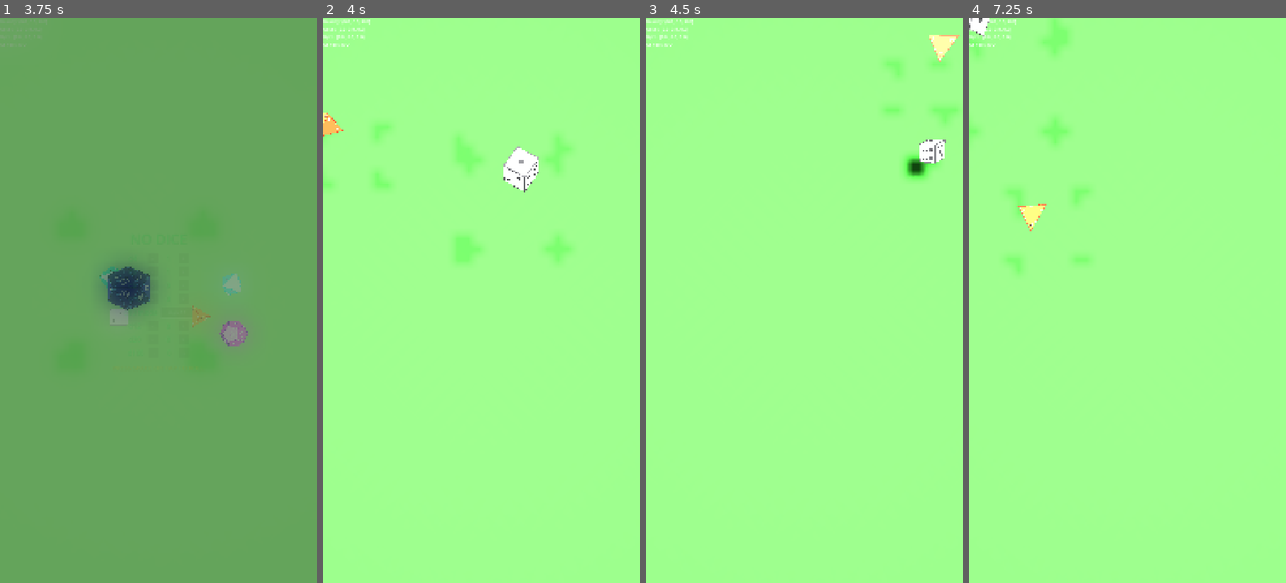
Above: before the commit, frames 1-4 (left to right).
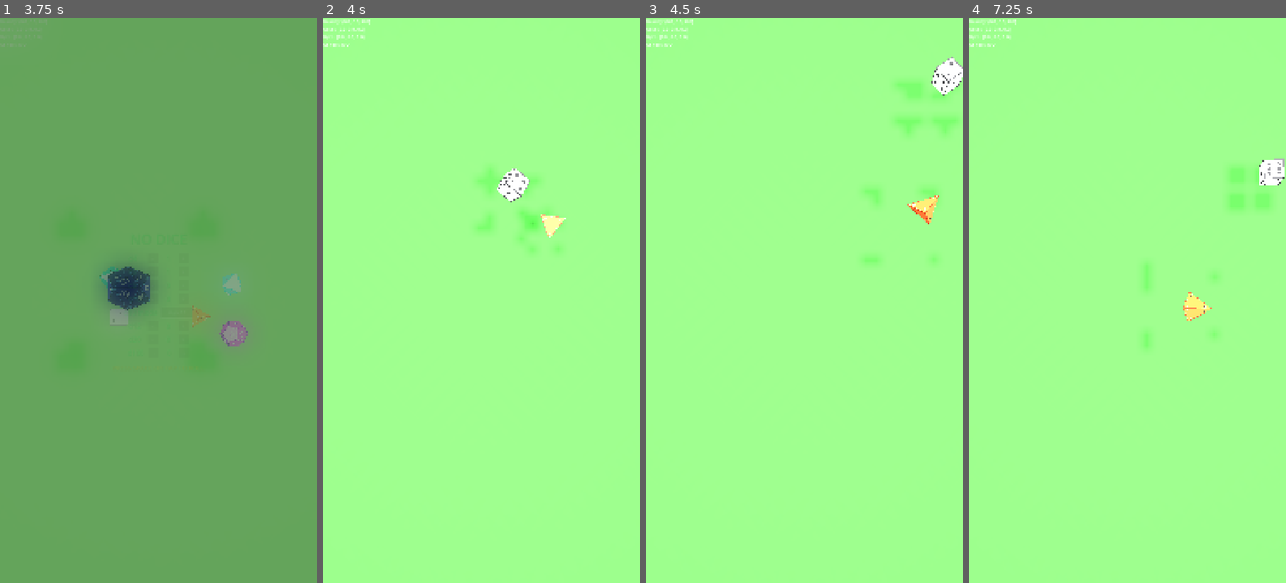
Above: after the commit, the same moments.

Repository: MatthieuLJ/no_dice
Game: Godot game, scene res://die.tscn
The game is run twice, just before and just after one commit, with the same random seed, the same clock (stepped at 60 frames per second) and the same inputs.
Inputs (mouse positions are in pixels of both pictures, inside the frame that each line leads up to):
- Up to frame 1 (3.75 s): click "-" at 0.5 s; click "+" at 1.25 s; click "Low 0" at 2 s; click "High 10" at 2.75 s; tap Space at 3.5 s; move the mouse to (228, 272) at 3.52 s; hold Right (ui_right) from 3.53 s (still down); tap R at 3.6 s; click (228, 272) at 3.67 s
- Up to frame 2 (4 s): keep holding Right (ui_right); tap Space at 3.77, 3.8 s
- Up to frame 3 (4.5 s): tap Space at 4.07 s; release Right (ui_right) at 4.25 s; drag from (741, 328) to (788, 413) at 4.27 s
- Up to frame 4 (7.25 s): move the mouse to (1159, 176) at 5.02 s; hold Right (ui_right) 5.03-5.75 s; tap R at 5.1 s; tap Space at 5.3, 6.77, 6.8, 7.07 s; drag from (1111, 413) to (1032, 215) at 5.77 s; move the mouse to (1222, 385) at 6.52 s; hold Left (ui_left) from 6.53 s (still down); tap Keypad Enter at 6.6 s

Frame 1 is identical in both runs. In frame 2, 2.3% of the frame differs, in the area x 0-79%, y 16-44%; in frame 3, 2.2%; in frame 4, 2.1%.

Commit message:
Lock dice and ground physics 1s after coming to rest

Diff:
--- a/world_physics.gd
+++ b/world_physics.gd
@@ -13,9 +13,12 @@
 @export var shake_multiplier: float = 4.0
 @export var shake_threshold: float = 2.0
 @export var max_keyboard_tilt: float = PI / 4.0
+@export var at_rest_delay: float = 1.0
 
 var simulated_gravity: Vector3 = Vector3(0, -9.8, 0)
 var shake_cooldown: float = 0.0
+var roll_grace_timer: float = 0.0
+var at_rest_settle_timer: float = 0.0
 var dice: Array[RigidBody3D] = []
 var has_shown_result_for_current_roll: bool = false
 
@@ -40,11 +43,17 @@
 			result_screen.connect("main_menu_requested", _on_main_menu_requested)
 
 func _on_start_menu_dismissed(param: Variant) -> void:
+	if result_screen and result_screen.has_method("hide_result"):
+		result_screen.hide_result()
+	_unlock_world()
 	has_shown_result_for_current_roll = false
+	roll_grace_timer = 0.6
+	at_rest_settle_timer = 0.0
 	if param is Dictionary:
 		set_multi_dice_counts(param)
 	elif param is int:
 		set_dice_count(param)
+	_apply_strong_random_impulse()
 
 func set_multi_dice_counts(counts: Dictionary) -> void:
 	# Clear previous extra spawned dice
@@ -106,6 +115,9 @@
 
 	die_to_use.visible = true
 	die_to_use.process_mode = PROCESS_MODE_INHERIT
+	die_to_use.freeze = false
+	die_to_use.linear_velocity = Vector3.ZERO
+	die_to_use.angular_velocity = Vector3.ZERO
 
 	if not mode_param.is_empty() and die_to_use.has_method("set_d10_mode"):
 		die_to_use.call("set_d10_mode", mode_param)
@@ -147,13 +159,36 @@
 				randf_range(0, TAU),
 				randf_range(0, TAU)
 			)
+			new_die.freeze = false
 			dice.append(new_die)
 
+func _lock_world(active_dice: Array[RigidBody3D]) -> void:
+	for d in active_dice:
+		if is_instance_valid(d):
+			d.linear_velocity = Vector3.ZERO
+			d.angular_velocity = Vector3.ZERO
+			d.freeze = true
+	if gravity_area:
+		gravity_area.gravity_direction = Vector3.DOWN
+		gravity_area.gravity = 9.8
+
+func _unlock_world() -> void:
+	at_rest_settle_timer = 0.0
+	for d in dice:
+		if is_instance_valid(d):
+			d.freeze = false
+
 func _physics_process(delta: float) -> void:
-	var target_gravity_dir = Vector3.ZERO
+	if result_screen and result_screen.visible:
+		return
+
+	if roll_grace_timer > 0.0:
+		roll_grace_timer -= delta
 
 	if shake_cooldown > 0.0:
 		shake_cooldown -= delta
+
+	var target_gravity_dir = Vector3.ZERO
 
 	# 1. Check for Mobile Sensors
 	var device_gravity = Input.get_gravity()
@@ -208,11 +243,16 @@
 		gravity_debugger.draw_gravity_vector(target_gravity_dir)
 
 	# 3. Check for at-rest state transition to trigger ResultScreen
-	_check_at_rest_transition()
-
-func _check_at_rest_transition() -> void:
+	_check_at_rest_transition(delta)
+
+func _check_at_rest_transition(delta: float) -> void:
 	var start_menu = get_node_or_null("StartMenu")
 	if start_menu and start_menu.visible:
+		at_rest_settle_timer = 0.0
+		return
+
+	if roll_grace_timer > 0.0:
+		at_rest_settle_timer = 0.0
 		return
 
 	var active_dice: Array[RigidBody3D] = []
@@ -225,25 +265,33 @@
 				all_at_rest = false
 
 	if active_dice.is_empty():
+		at_rest_settle_timer = 0.0
 		return
 
 	if not all_at_rest:
-		# Reset flag when dice are actively moving
-		has_shown_result_for_current_roll = false
-		if result_screen and result_screen.visible:
-			result_screen.hide_result()
+		# Reset timer and flag when dice are actively moving
+		at_rest_settle_timer = 0.0
+		if not (result_screen and result_screen.visible):
+			has_shown_result_for_current_roll = false
+			if result_screen and result_screen.visible:
+				result_screen.hide_result()
 	else:
-		# Dice are all at rest! Trigger result screen if not already shown
+		# Dice are all at rest! Wait at_rest_delay (1s) before locking world and showing result screen
 		if not has_shown_result_for_current_roll:
-			has_shown_result_for_current_roll = true
-			if result_screen:
-				result_screen.show_result(active_dice)
+			at_rest_settle_timer += delta
+			if at_rest_settle_timer >= at_rest_delay:
+				has_shown_result_for_current_roll = true
+				_lock_world(active_dice)
+				if result_screen:
+					result_screen.show_result(active_dice)
 
 func _on_roll_again_requested() -> void:
+	_unlock_world()
 	has_shown_result_for_current_roll = false
 	_apply_strong_random_impulse()
 
 func _on_main_menu_requested() -> void:
+	_unlock_world()
 	has_shown_result_for_current_roll = false
 	var start_menu = get_node_or_null("StartMenu")
 	if start_menu and start_menu.has_method("show_menu"):
@@ -253,6 +301,15 @@
 
 
 func _unhandled_input(event: InputEvent) -> void:
+	if result_screen and result_screen.visible:
+		if event is InputEventKey and event.pressed and not event.echo:
+			if event.physical_keycode == KEY_SPACE or event.physical_keycode == KEY_R:
+				if result_screen.has_method("hide_result"):
+					result_screen.hide_result()
+				_on_roll_again_requested()
+				get_viewport().set_input_as_handled()
+		return
+
 	if event is InputEventKey and event.pressed and not event.echo:
 
 		# --- RESET DIE (R Key) ---
@@ -279,6 +336,8 @@
 			get_viewport().set_input_as_handled()
 
 func _apply_strong_random_impulse() -> void:
+	_unlock_world()
+	roll_grace_timer = 0.6
 	for d in dice:
 		if not is_instance_valid(d):
 			continue
@@ -295,6 +354,8 @@
 		d.apply_torque_impulse(random_spin)
 
 func _apply_randomized_jerk(base_direction: Vector3) -> void:
+	_unlock_world()
+	roll_grace_timer = 0.3
 	for d in dice:
 		if not is_instance_valid(d):
 			continue
@@ -307,6 +368,8 @@
 		d.apply_torque_impulse(random_spin)
 
 func _reset_die() -> void:
+	_unlock_world()
+	roll_grace_timer = 0.6
 	for i in range(dice.size()):
 		var d = dice[i]
 		if is_instance_valid(d):
